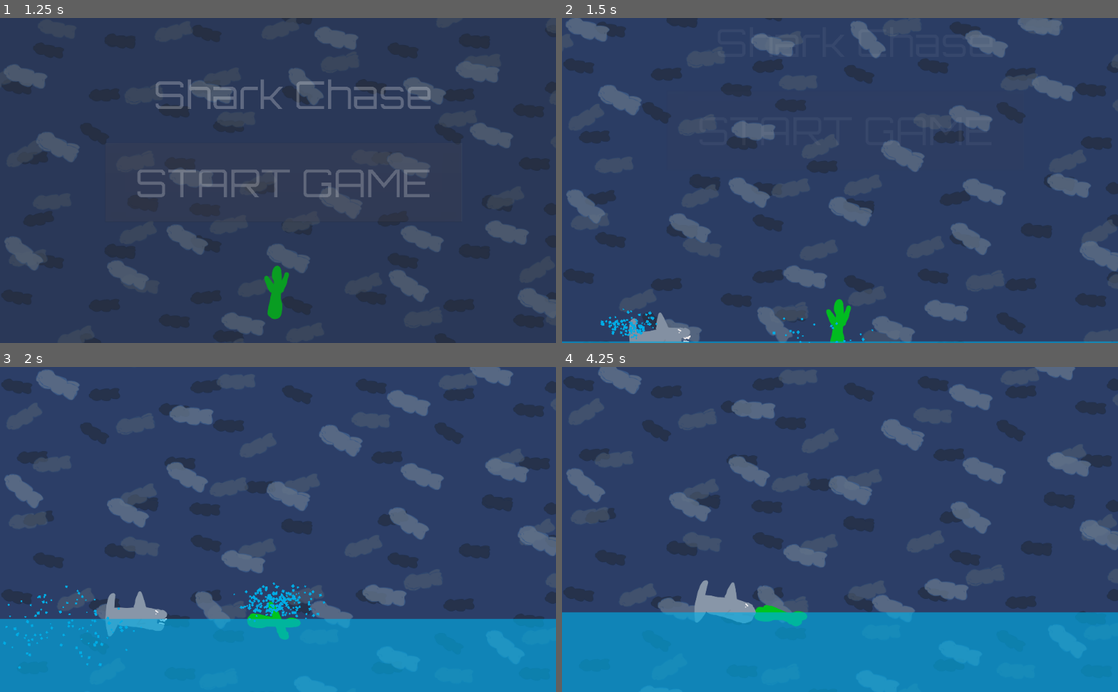
Above: before the commit, frames 1-4 (two rows, left to right).
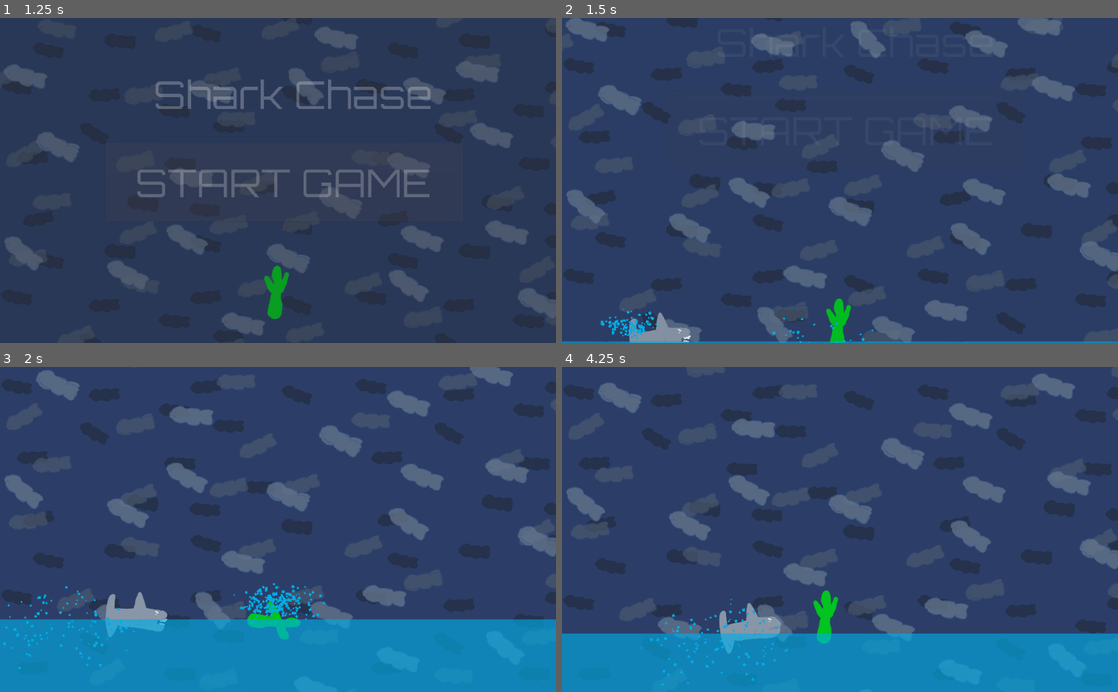
Above: after the commit, the same moments.

Repository: cukmekerb/shark_game
Game: Godot game, scene res://level.tscn
Two runs of this game, one before a commit and one after it. Both use one fixed random seed, a clock stepped at 60 frames per second and the inputs below.
Inputs (mouse positions are in pixels of both pictures, inside the frame that each line leads up to):
- Up to frame 1 (1.25 s): click "START GAME" at 0.5 s
- Up to frame 2 (1.5 s): click "START GAME" at 1.25 s
- Up to frame 3 (2 s): no input
- Up to frame 4 (4.25 s): hold Left (move_l) 2.03-2.75 s; click (845, 402) at 2.75 s, where only the run after the commit has a clickable "Play Again"; click "START GAME" (after the commit: "Play Again") at 3.5 s

Frame 1 is identical in both runs. In frame 2, less than 0.1% of the frame differs, in the area x 7-56%, y 86-100%; in frame 3, 0.8%; in frame 4, 25%, in the area x 0-100%, y 0-99%.

Commit message:
win/lose screen

Diff:
--- a/character.gd
+++ b/character.gd
@@ -8,6 +8,7 @@
 var can_jump = 0
 onready var start_pos = position
 var dead = false
+signal die
 # Called when the node enters the scene tree for the first time.
 func _ready():
 	$animatedsprite.play("diving")
@@ -53,4 +54,23 @@
 			been_on_floor -= 1
 		move_and_slide(velocity, Vector2(0,-1))
 		velocity.x = lerp(velocity.x, 0, 0.05)
-		pass
+	else:
+		velocity.y = 2*(start_pos.y - position.y)
+		velocity.x = 2*(start_pos.x - position.x)
+		move_and_slide(velocity,Vector2(0,-1))
+		velocity.x = lerp(velocity.x, 0, 0.05)
+		velocity.y = lerp(velocity.y, 0, 0.05)
+
+
+
+func _on_Area2D_body_entered(body):
+	print(start_pos, position)
+	if body.name == "shark":
+		print("dying")
+		dead = true
+		emit_signal("die")
+
+
+func _on_Panel_play_again():
+	dead = false
+	pass # Replace with function body.
--- a/character.tscn
+++ b/character.tscn
@@ -35,7 +35,11 @@
 } ]
 
 [sub_resource type="CapsuleShape2D" id=3]
-radius = 43.3556
+radius = 47.5938
+height = 241.019
+
+[sub_resource type="CapsuleShape2D" id=4]
+radius = 73.021
 height = 241.019
 
 [node name="character" type="KinematicBody2D"]
@@ -64,6 +68,13 @@
 drag_margin_v_enabled = true
 smoothing_enabled = true
 drag_margin_left = 0.65
-drag_margin_top = 0.78
+drag_margin_top = 0.34
 drag_margin_right = 0.65
 drag_margin_bottom = 0.54
+
+[node name="Area2D" type="Area2D" parent="."]
+
+[node name="CollisionShape2D2" type="CollisionShape2D" parent="Area2D"]
+position = Vector2( -6.35678, 31.7839 )
+shape = SubResource( 4 )
+[connection signal="body_entered" from="Area2D" to="." method="_on_Area2D_body_entered"]
--- a/level.tscn
+++ b/level.tscn
@@ -196,5 +196,9 @@
 [node name="AnimationPlayer" type="AnimationPlayer" parent="Panel"]
 anims/fadein = SubResource( 4 )
 anims/fadeout = SubResource( 5 )
+[connection signal="die" from="character" to="Panel" method="_on_character_die"]
+[connection signal="die" from="character" to="shark" method="_on_character_die"]
 [connection signal="body_entered" from="water/water_splash_hitbox" to="water" method="_on_water_splash_hitbox_body_entered"]
+[connection signal="play_again" from="Panel" to="character" method="_on_Panel_play_again"]
+[connection signal="play_again" from="Panel" to="shark" method="_on_Panel_play_again"]
 [connection signal="pressed" from="Panel/Button" to="Panel" method="_on_Button_pressed"]
--- a/panel.gd
+++ b/panel.gd
@@ -4,8 +4,8 @@
 # Declare member variables here. Examples:
 # var a = 2
 # var b = "text"
-
-
+var has_died = false
+signal play_again
 # Called when the node enters the scene tree for the first time.
 func _ready():
 	show()
@@ -19,6 +19,16 @@
 
 
 func _on_Button_pressed():
-	$AnimationPlayer.play("fadeout")
-	get_tree().paused = false
+	if not has_died:
+		$AnimationPlayer.play("fadeout")
+		get_tree().paused = false
+	else:
+		$AnimationPlayer.play("fadeout")
+		emit_signal("play_again")
+
+
+func _on_character_die():
+	$AnimationPlayer.play("fadein")
+	$Button.text = "Play Again"
+	has_died = true
 	pass # Replace with function body.
--- a/shark.gd
+++ b/shark.gd
@@ -4,6 +4,7 @@
 var gravity = 50
 var player
 onready var start_pos = position
+var dead = false
 # Declare member variables here. Examples:
 # var a = 2
 # var b = "text"
@@ -17,15 +18,32 @@
 
 # Called every frame. 'delta' is the elapsed time since the previous frame.
 func _process(delta):
-	velocity.y += gravity
-	var look_position = player.position
-	if look_position.x - position.x < -3:
-		look_position.x = position.x + abs(position.x - look_position.x)
-		look_position.y = position.y + abs(position.y - look_position.y)
-		$AnimatedSprite.flip_h = true
+	if not dead:
+		velocity.y += gravity
+		var look_position = player.position
+		if look_position.x - position.x < -3:
+			look_position.x = position.x + abs(position.x - look_position.x)
+			look_position.y = position.y + abs(position.y - look_position.y)
+			$AnimatedSprite.flip_h = true
+		else:
+			$AnimatedSprite.flip_h = false
+		look_at(look_position)
+		velocity.x = move_speed*(player.position.x - position.x)
+		move_and_slide(velocity, Vector2(0,-1))
+		velocity.x = lerp(velocity.x, 0, 0.05)
 	else:
-		$AnimatedSprite.flip_h = false
-	look_at(look_position)
-	velocity.x = move_speed*(player.position.x - position.x)
-	move_and_slide(velocity, Vector2(0,-1))
-	velocity.x = lerp(velocity.x, 0, 0.05)
+		velocity.y = 2*(start_pos.y - position.y)
+		velocity.x = 2*(start_pos.x - position.x)
+		move_and_slide(velocity,Vector2(0,-1))
+		velocity.x = lerp(velocity.x, 0, 0.05)
+		velocity.y = lerp(velocity.y, 0, 0.05)
+
+
+func _on_character_die():
+	dead = true
+	pass # Replace with function body.
+
+
+func _on_Panel_play_again():
+	dead = false
+	pass # Replace with function body.
Not shown: 1 places in character.tscn that only renumber resources
